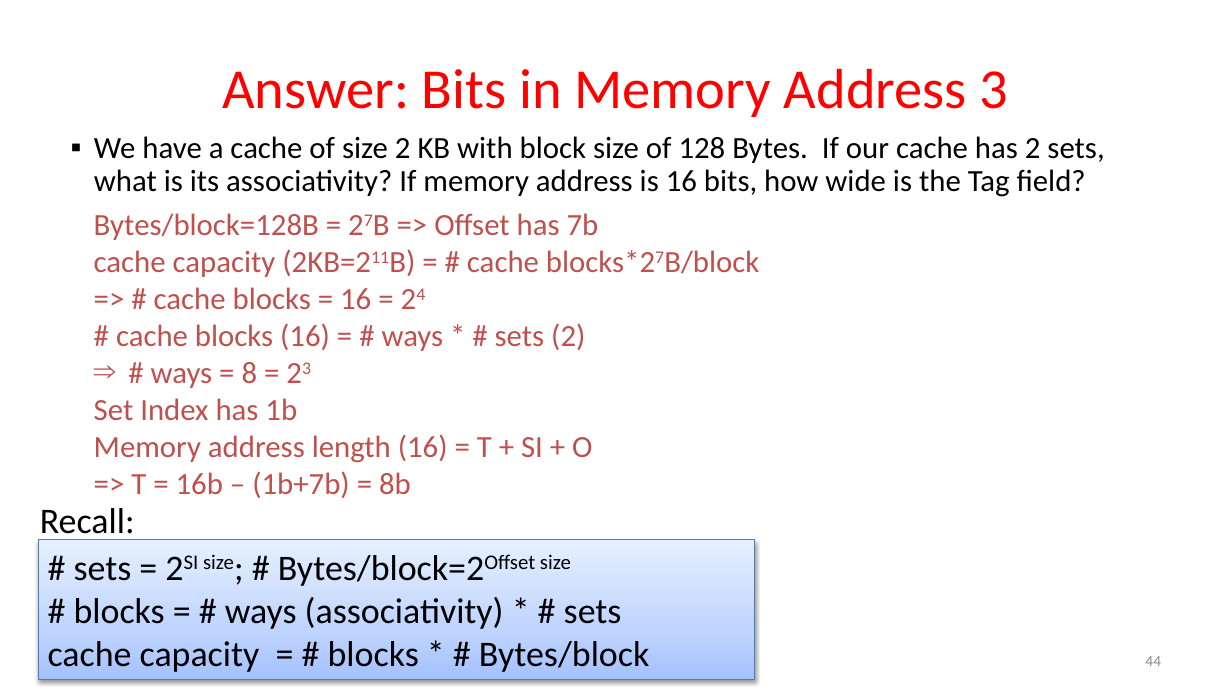
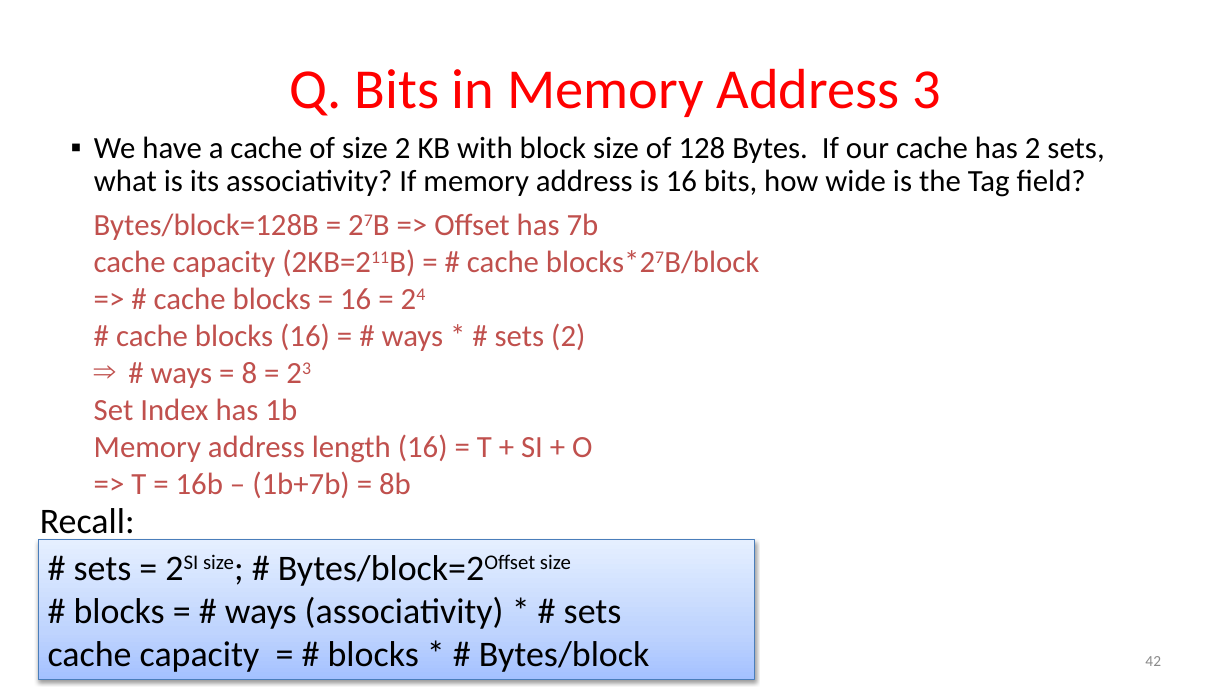
Before and after one commit to guhofstra/CSC256Fa25, a slide deck: slide 42 of PPTs/L7-Exercises ANS.pptx (slide 44 before the commit). Drawn at 1232x693 pixels with LibreOffice and Linux fonts; fonts in the diff are those of the drawing. Boxes give left, top, right and bottom in pixels: in the first picture for what was removed or moved away, otherwise in the second. Text is boxed around its words. In the diff, an @@ line names an element or a change of style, - is before the commit and + after.

```diff
--- a/PPTs/L7-Exercises ANS.pptx
+++ b/PPTs/L7-Exercises ANS.pptx
@@ title at (x1=290, y1=68, x2=941, y2=117): text changed @@
-Answer: Bits in Memory Address 3
+Q. Bits in Memory Address 3
@@ page number at (x1=1145, y1=656, x2=1161, y2=666): text changed @@
-44
+42
```
Also in this commit, not shown: 12 other slides changed, 7 slides removed, 1 other file.
